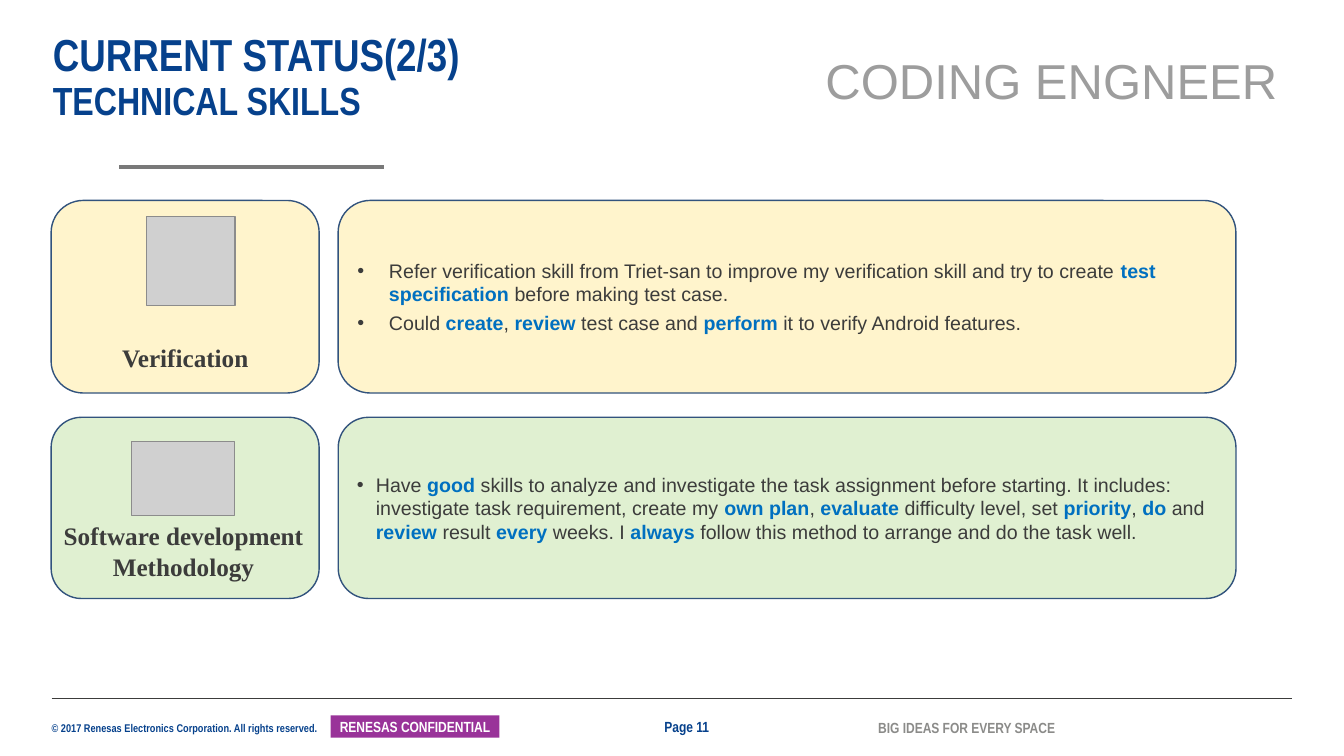
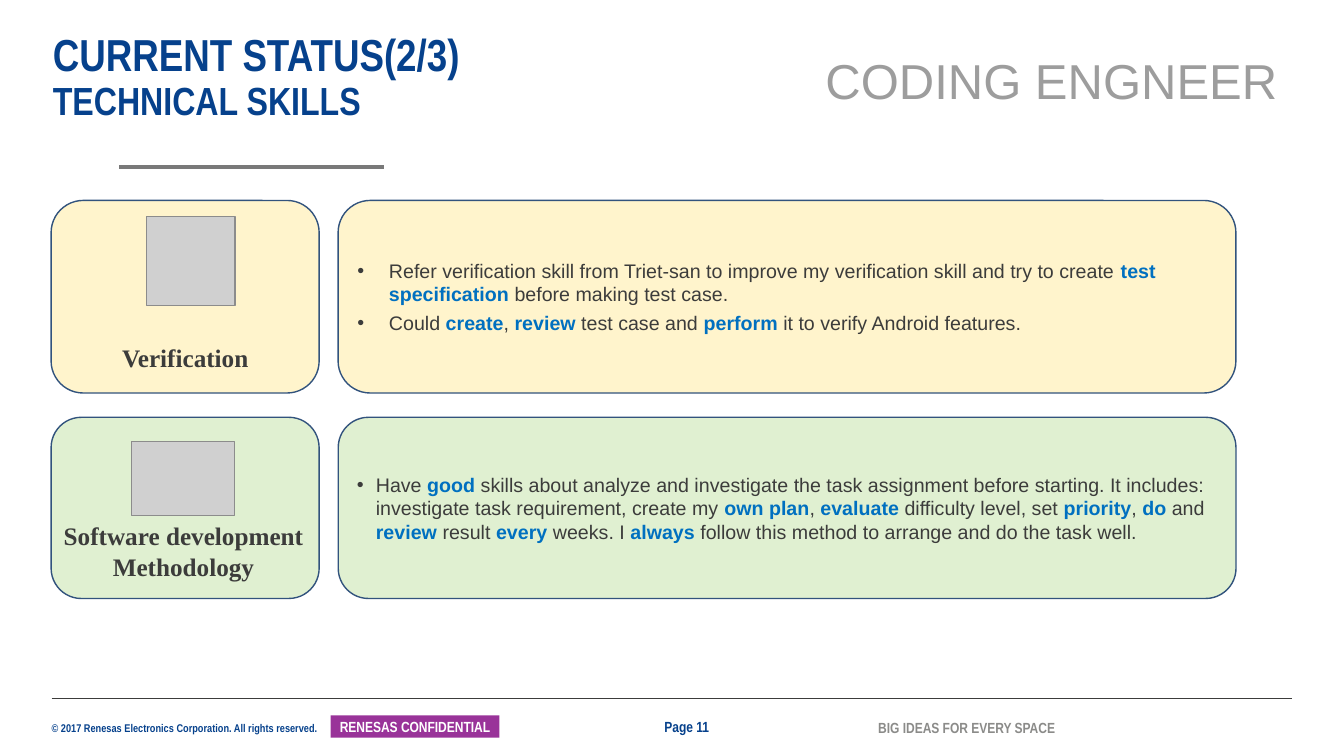
Before and after one commit to tranchikha/myapplication, a slide deck: slide 11 of LAST_TERM/2042_TranChiKha_SS32_MentorMentee_26G.pptx. Drawn at 1344x756 pixels with LibreOffice and Linux fonts; fonts in the diff are those of the drawing; grey boxes stand for pictures; background and template pictures are left out. Boxes give left, top, right and bottom in pixels: in the first picture for what was removed or moved away, otherwise in the second. Text is boxed around its words. In the diff, an @@ line names an element or a change of style, - is before the commit and + after.

Commit message:
update slide

```diff
--- a/LAST_TERM/2042_TranChiKha_SS32_MentorMentee_26G.pptx
+++ b/LAST_TERM/2042_TranChiKha_SS32_MentorMentee_26G.pptx
@@ text in rounded rectangle at (376, 477, 1205, 543): text changed @@
-• Have good skills to analyze and investigate the task assignment before starting. It includes: investigate task requirement, create my own plan, evaluate difficulty level, set priority, do and review result every weeks. I always follow this method to arrange and do the task well.
+• Have good skills about analyze and investigate the task assignment before starting. It includes: investigate task requirement, create my own plan, evaluate difficulty level, set priority, do and review result every weeks. I always follow this method to arrange and do the task well.
```
Also in this commit, not shown: 3 other slides changed, 1 other file.
